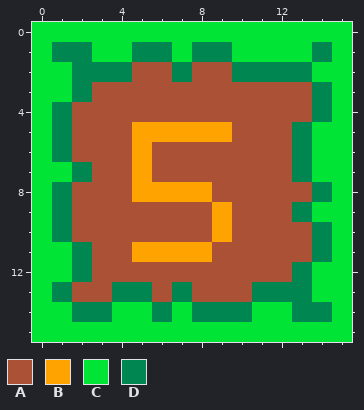
One commit to this pixel-art sprite: src/images/board/Number5.png. Above is the file before it was changed.
The file is 16x16 pixels.
Palette (. is transparent): A #ab5236  B #ffa300  C #00e436  D #008751
Pixels before, first column x 0:
 0 CCCCCCCCCCCCCCCC
 1 CDDCCDDCDDCCCCDC
 2 CCDDDAADAADDDDCC
 3 CCDAAAAAAAAAAADC
 4 CDAAAAAAAAAAAADC
 5 CDAAABBBBBAAADCC
 6 CDAAABAAAAAAADCC
 7 CCDAABAAAAAAADCC
 8 CDAAABBBBAAAAADC
 9 CDAAAAAAABAAADCC
10 CDAAAAAAABAAAADC
11 CCDAABBBBAAAAADC
12 CCDAAAAAAAAAADCC
13 CDAADDADAAADDDCC
14 CCDDCCDCDDDCCDDC
15 CCCCCCCCCCCCCCCC
After the commit:
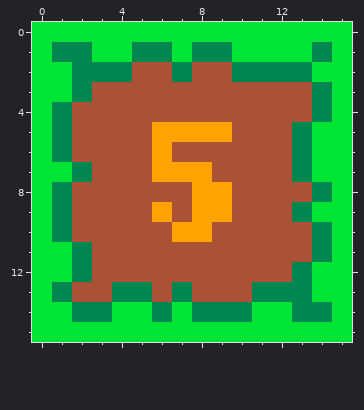
Commit message: Updated numbers and Question Mark
Change:
Changed rows in their new state; - is an unchanged pixel.
first column x 5:
 5 A----
 6 AB---
 7 ABBB-
 8 AAA-B
 9 -B-B-
10 --BBA
11 AAAA-
Pixel boxes of the changes (left, top, right, bottom) in both pictures:
changed: (132, 122, 232, 262)
